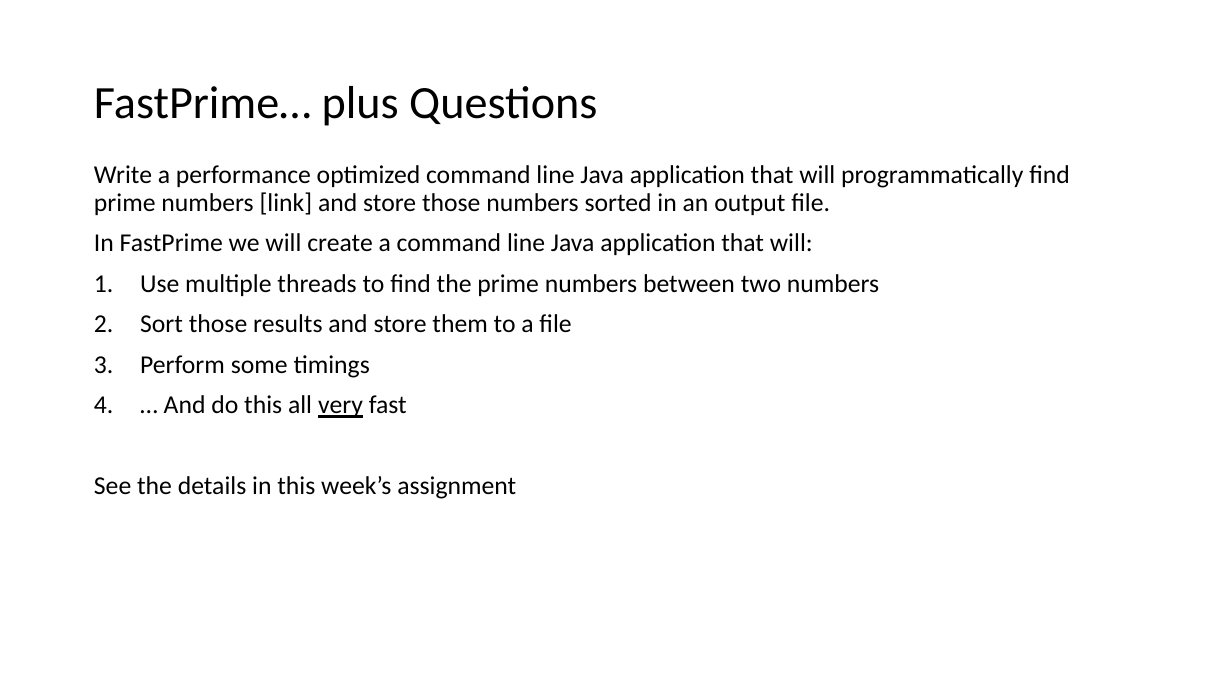
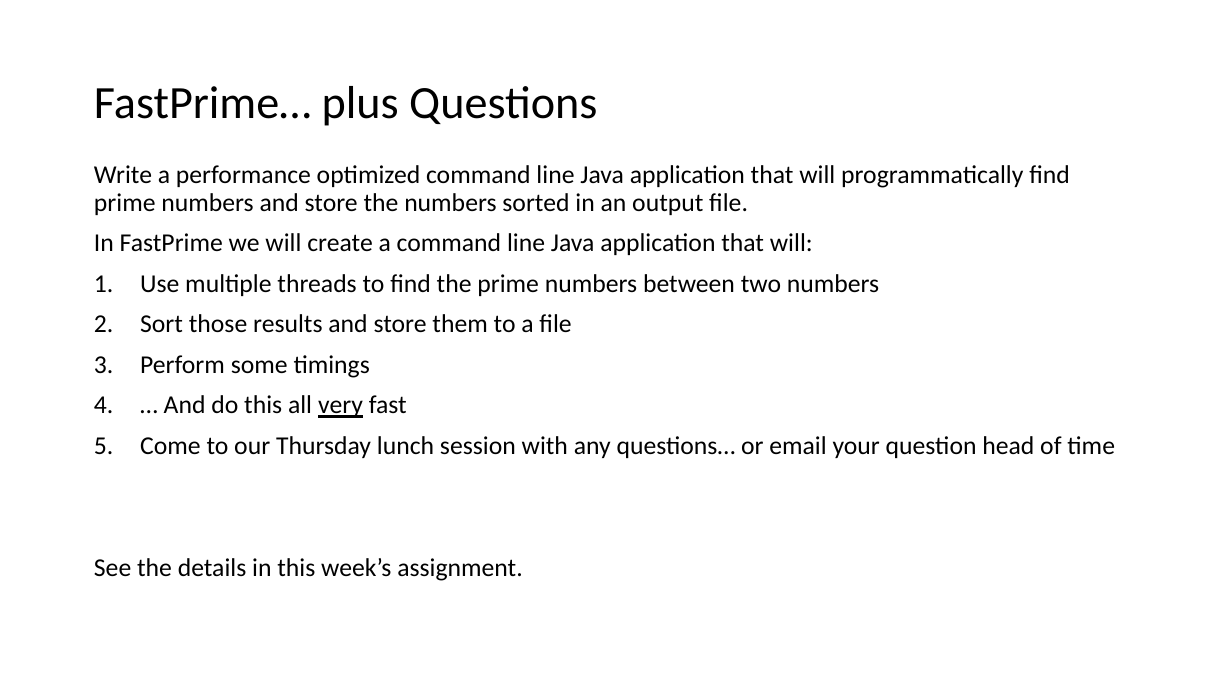
Before and after one commit to EricJPogue/www-epogue-info, a slide deck: slide 11 of CPSC-24500/Week05/2017SpringW05Slides.pptx. Drawn at 1232x693 pixels with LibreOffice and Linux fonts; fonts in the diff are those of the drawing. Boxes give left, top, right and bottom in pixels: in the first picture for what was removed or moved away, otherwise in the second. Text is boxed around its words. In the diff, an @@ line names an element or a change of style, - is before the commit and + after.

```diff
--- a/CPSC-24500/Week05/2017SpringW05Slides.pptx
+++ b/CPSC-24500/Week05/2017SpringW05Slides.pptx
@@ text at <box>94,165,1070,215</box>: text changed @@
-Write a performance optimized command line Java application that will programmatically find prime numbers [link] and store those numbers sorted in an output file.
+Write a performance optimized command line Java application that will programmatically find prime numbers and store the numbers sorted in an output file.
@@ text at <box>94,436,1115,581</box>: text changed @@
-See the details in this week’s assignment
+5. Come to our Thursday lunch session with any questions… or email your question head of time
+See the details in this week’s assignment.
```
Also in this commit, not shown: 3 other slides changed, 3 other files.
